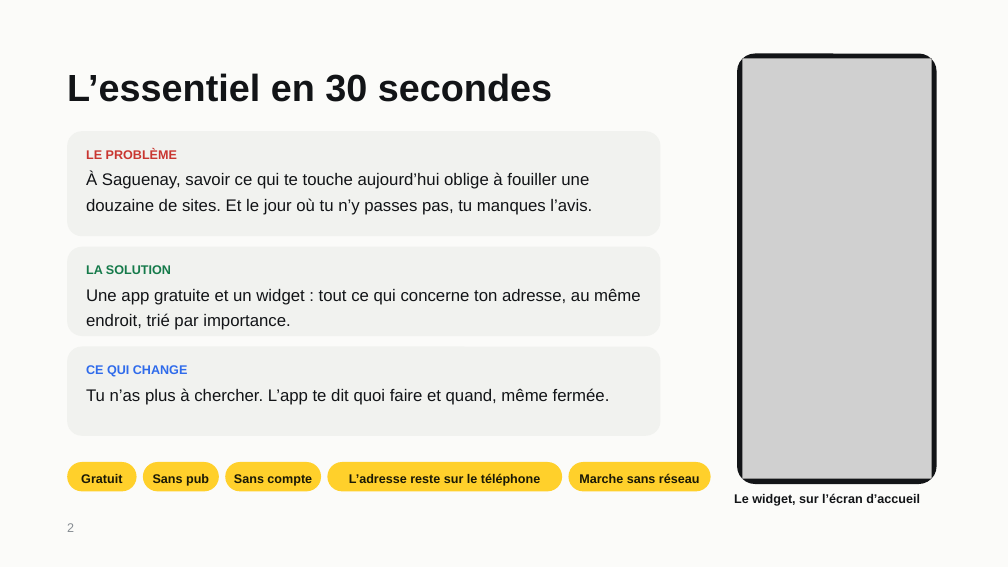
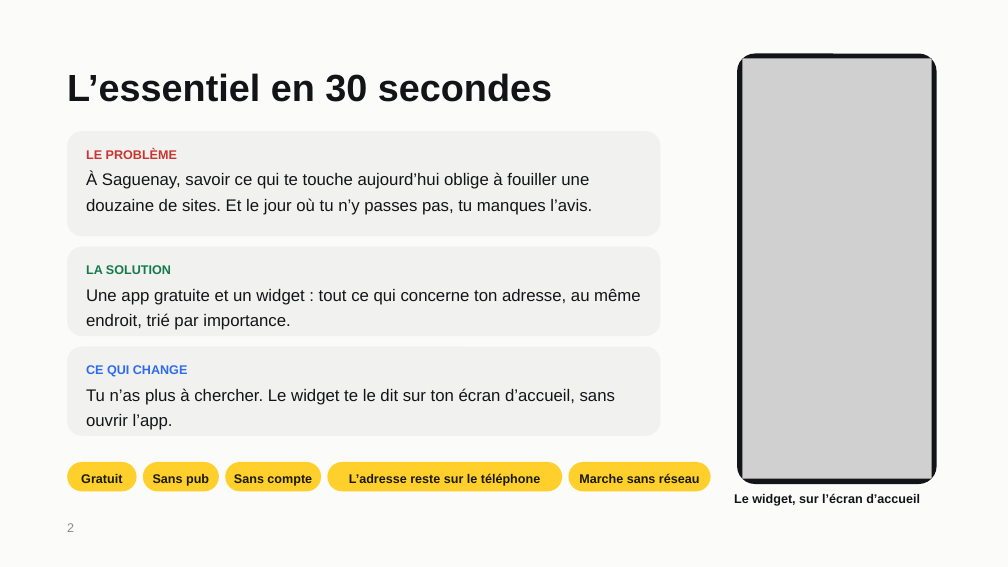
Before and after one commit to gotflo/saguenay_aujourdhui, a slide deck: slide 2 of Saguenay-Aujourdhui.pptx. Drawn at 1008x567 pixels with LibreOffice and Linux fonts; fonts in the diff are those of the drawing; grey boxes stand for pictures. Boxes give left, top, right and bottom in pixels: in the first picture for what was removed or moved away, otherwise in the second. Text is boxed around its words. In the diff, an @@ line names an element or a change of style, - is before the commit and + after.

Commit message:
La démo et le PowerPoint disent la même chose que la vidéo
Le problème et l'objectif expliqués, le chiffre de l'eau recalculé sur la carte de la Ville, le widget au centre, la chronologie refaite. Sur téléphone, la page ne glisse plus sur le côté.

```diff
--- a/Saguenay-Aujourdhui.pptx
+++ b/Saguenay-Aujourdhui.pptx
@@ text at bbox=[86, 388, 615, 430]: text changed @@
-Tu n’as plus à chercher. L’app te dit quoi faire et quand, même fermée.
+Tu n’as plus à chercher. Le widget te le dit sur ton écran d’accueil, sans ouvrir l’app.
```
Also in this commit, not shown: 4 other slides changed, 1 slide added, 1 slide removed, 1 other file.
